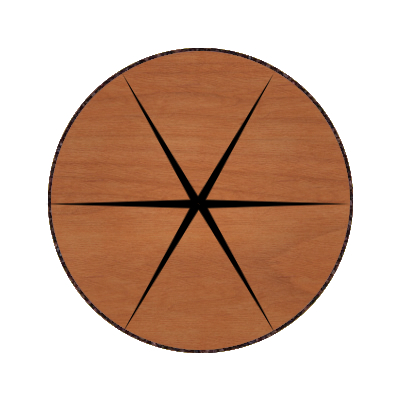
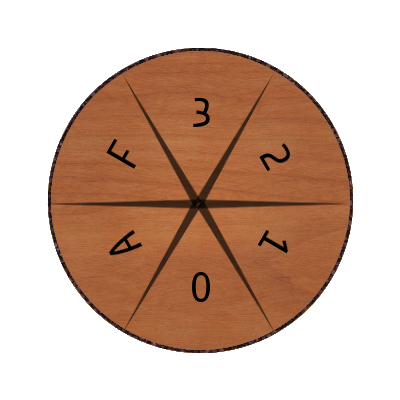
Comparing the layer stacks of the two 400 x 400 images. Changes:
added layer "F" above "A ..." over (106, 138, 136, 169)
added layer "A ..." above "0" over (109, 230, 143, 256)
renamed "Pasted Layer #3" to "0", showed it, moved it above "1 ...", painted on it over (192, 205, 210, 302)
added layer "1 ..." above "2" over (257, 230, 289, 254)
added layer "2" above "3" over (259, 142, 291, 172)
renamed "star" to "3", showed it, moved it above "Pasted Layer", painted on it over (193, 97, 210, 204)
"Pasted Layer": opacity 100% → 65% over (194, 74, 275, 208)
"Pasted Layer #1": opacity 100% → 65% over (121, 74, 202, 208)
"Pasted Layer #2": opacity 100% → 65% over (198, 198, 349, 210)
"Pasted Layer #6": opacity 100% → 65% over (46, 198, 198, 210)
"Pasted Layer #5": opacity 100% → 65% over (121, 199, 202, 334)
"Pasted Layer #4": opacity 100% → 65% over (196, 200, 277, 335)
